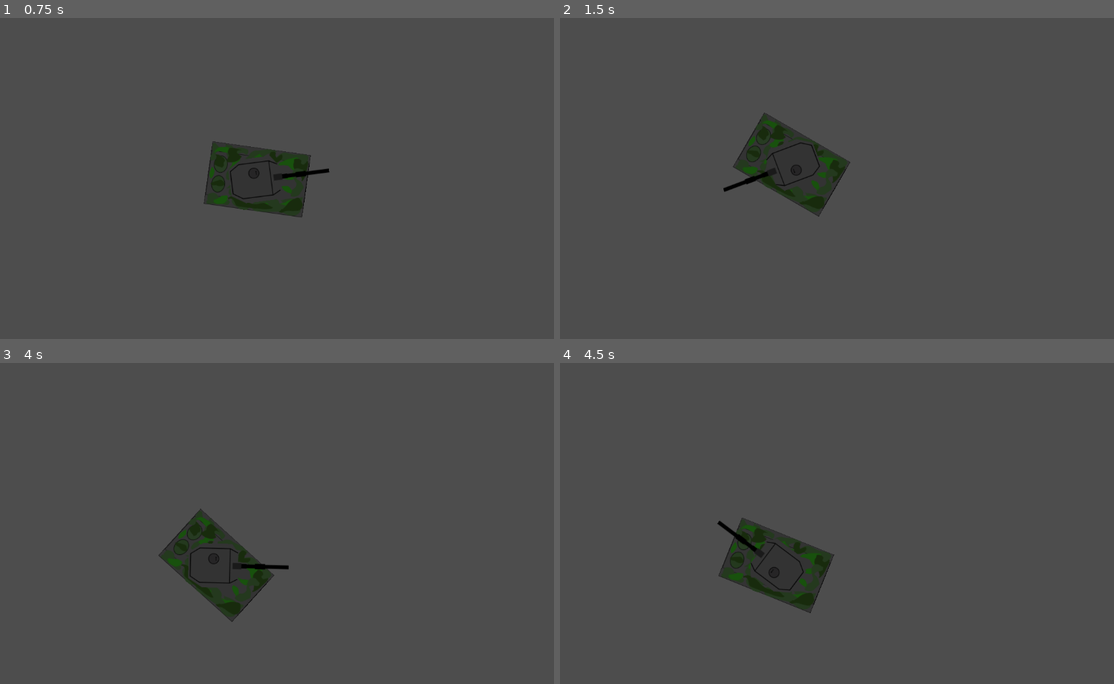
Above: before the commit, frames 1-4 (two rows, left to right).
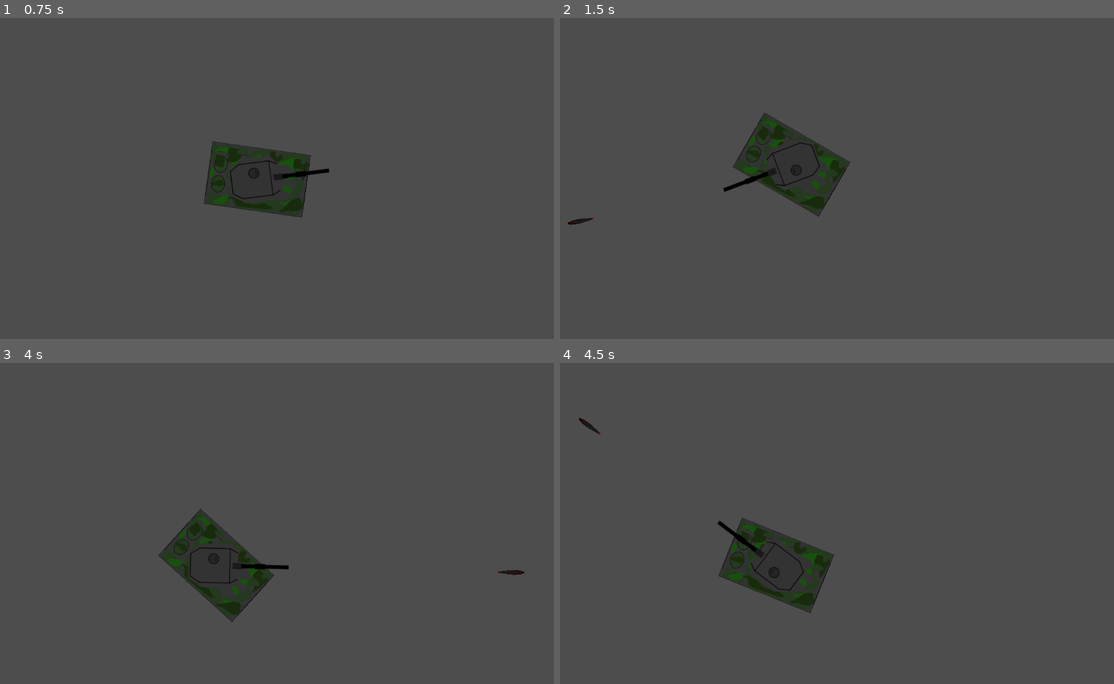
Above: after the commit, the same moments.

Repository: Dorfultariant/template_godot
Game: Godot game, scene res://scenes/levels/main.tscn
The game is run twice, just before and just after one commit, with the same random seed, the same clock (stepped at 60 frames per second) and the same inputs.
Inputs (mouse positions are in pixels of both pictures, inside the frame that each line leads up to):
- Up to frame 1 (0.75 s): tap Enter at 0.5 s; move the mouse to (393, 162) at 0.52 s; hold D (RIGHT) from 0.53 s (still down); tap 1 (PRIMARY, bound only after the commit) at 0.6 s
- Up to frame 2 (1.5 s): click (953, 162) at 0.8 s; move the mouse to (715, 194) at 1.27 s; release D (RIGHT) at 1.28 s; hold S (DOWN) from 1.28 s (still down); click (715, 194) at 1.35 s
- Up to frame 3 (4 s): right-click (155, 539) at 1.55 s; move the mouse to (326, 452) at 2.02 s; release S (DOWN) at 2.03 s; hold D (RIGHT) 2.03-2.78 s; hold Right mouse button (RMB, bound only after the commit) 2.03-2.78 s; tap 2 (SECONDARY, bound only after the commit) at 2.3, 2.85 s; move the mouse to (238, 587) at 2.77 s; hold W (UP) 2.78-3.53 s; tap 1 (PRIMARY, bound only after the commit) at 3.05, 3.6 s; move the mouse to (437, 571) at 3.52 s; hold A (LEFT) from 3.53 s (still down); click (437, 571) at 3.8 s
- Up to frame 4 (4.5 s): keep holding A (LEFT); move the mouse to (654, 475) at 4.27 s; click (654, 475) at 4.35 s

Frame 1 is identical in both runs. In frame 2, less than 0.1% of the frame differs, in the area x 1-7%, y 62-65%; in frame 3, less than 0.1%; in frame 4, less than 0.1%, in the area x 3-8%, y 17-23%.
Error before the commit: Parse Error: Preload file "res://scenes/projectiles/armor_piercing.tscn" does not exist. (res://scenes/levels/main.gd:3)

Commit message:
Github plugin commit

Diff:
--- a/project.godot
+++ b/project.godot
@@ -42,9 +42,24 @@
 "events": [Object(InputEventKey,"resource_local_to_scene":false,"resource_name":"","device":-1,"window_id":0,"alt_pressed":false,"shift_pressed":false,"ctrl_pressed":false,"meta_pressed":false,"pressed":false,"keycode":0,"physical_keycode":68,"key_label":0,"unicode":100,"echo":false,"script":null)
 ]
 }
+LMB={
+"deadzone": 0.5,
+"events": [Object(InputEventMouseButton,"resource_local_to_scene":false,"resource_name":"","device":-1,"window_id":0,"alt_pressed":false,"shift_pressed":false,"ctrl_pressed":false,"meta_pressed":false,"button_mask":1,"position":Vector2(141, 13),"global_position":Vector2(145, 54),"factor":1.0,"button_index":1,"canceled":false,"pressed":true,"double_click":false,"script":null)
+]
+}
+RMB={
+"deadzone": 0.5,
+"events": [Object(InputEventMouseButton,"resource_local_to_scene":false,"resource_name":"","device":-1,"window_id":0,"alt_pressed":false,"shift_pressed":false,"ctrl_pressed":false,"meta_pressed":false,"button_mask":2,"position":Vector2(81, 13),"global_position":Vector2(85, 54),"factor":1.0,"button_index":2,"canceled":false,"pressed":true,"double_click":false,"script":null)
+]
+}
 PRIMARY={
 "deadzone": 0.5,
-"events": [Object(InputEventMouseButton,"resource_local_to_scene":false,"resource_name":"","device":-1,"window_id":0,"alt_pressed":false,"shift_pressed":false,"ctrl_pressed":false,"meta_pressed":false,"button_mask":1,"position":Vector2(141, 13),"global_position":Vector2(145, 54),"factor":1.0,"button_index":1,"canceled":false,"pressed":true,"double_click":false,"script":null)
+"events": [Object(InputEventKey,"resource_local_to_scene":false,"resource_name":"","device":-1,"window_id":0,"alt_pressed":false,"shift_pressed":false,"ctrl_pressed":false,"meta_pressed":false,"pressed":false,"keycode":0,"physical_keycode":49,"key_label":0,"unicode":49,"echo":false,"script":null)
+]
+}
+SECONDARY={
+"deadzone": 0.5,
+"events": [Object(InputEventKey,"resource_local_to_scene":false,"resource_name":"","device":-1,"window_id":0,"alt_pressed":false,"shift_pressed":false,"ctrl_pressed":false,"meta_pressed":false,"pressed":false,"keycode":0,"physical_keycode":50,"key_label":0,"unicode":50,"echo":false,"script":null)
 ]
 }
 
--- a/scenes/characters/tank.gd
+++ b/scenes/characters/tank.gd
@@ -2,15 +2,22 @@
 
 signal ap_shot(pos, direction)
 signal he_shot(pos, direction)
+signal hmg_shot(pos, direction)
+
+var is_main_loaded: bool = true
+var is_secondary_loaded: bool = true
 
 const SPEED = 300.0
 const ROTATIONSPEED = 0.7
+
 var movement_direction = 1
+var ammoType: bool = true
+
 # Created this comment to test git push via commandline
 func _physics_process(delta):
 	# Add the gravity.
 	velocity = Vector2.ZERO
-	var turretDirection = (get_global_mouse_position() - position).normalized()
+	var turretDirection = (get_global_mouse_position() - $Turret.global_position).normalized()
 	#$Hull/Turret.look_at(get_global_mouse_position())
 	#$Hull/Turret.rotation += PI/2
 	movement_direction = 1
@@ -24,16 +31,31 @@
 		rotation = rotation - movement_direction * ROTATIONSPEED * delta
 	if Input.is_action_pressed("RIGHT"):
 		rotation = rotation + movement_direction * ROTATIONSPEED * delta
+	if Input.is_action_just_pressed("PRIMARY"):
+		ammoType = true
+	if Input.is_action_just_pressed("SECONDARY"):
+		ammoType = false
 	# Handles the main gun shooting signal and reload timer
+	if Input.is_action_just_pressed("LMB") and is_main_loaded:
+		is_main_loaded = false
+		if ammoType:
+			ap_shot.emit($Turret/MainAmmoPoint.global_position, turretDirection)
+		else:
+			he_shot.emit($Turret/MainAmmoPoint.global_position, turretDirection)
+		$MainGunReloadTimer.start()
+
+	if Input.is_action_pressed("RMB") and is_secondary_loaded:
+		is_secondary_loaded = false
+		hmg_shot.emit($Turret/SecondaryAmmoPoint.global_position, turretDirection)
+		$SecondaryGunReloadTimer.start()
+
 
 	move_and_slide()
 
 
+func _on_main_gun_reload_timer_timeout():
+	is_main_loaded = true
 
 
-func _on_turret_ap(pos, direction):
-	ap_shot.emit(pos, direction)
-
-
-func _on_turret_he(pos, direction):
-	he_shot.emit(pos, direction)
+func _on_secondary_gun_reload_timer_timeout():
+	is_secondary_loaded = true
--- a/scenes/characters/tank.tscn
+++ b/scenes/characters/tank.tscn
@@ -1,8 +1,7 @@
-[gd_scene load_steps=6 format=3 uid="uid://b14wrf4f63rga"]
+[gd_scene load_steps=5 format=3 uid="uid://b14wrf4f63rga"]
 
 [ext_resource type="Script" path="res://scenes/characters/tank.gd" id="1_0aut4"]
 [ext_resource type="Texture2D" uid="uid://462vx4bqi7x8" path="res://resources/graphics/tank/tank_hull.png" id="1_tv1di"]
-[ext_resource type="Texture2D" uid="uid://cm8jkglmahy3s" path="res://resources/graphics/tank/turret_1_piper_horizontal_2.png" id="3_lsf53"]
 [ext_resource type="PackedScene" uid="uid://jw2ytwab6t3x" path="res://scenes/characters/turret.tscn" id="4_5yvhr"]
 
 [sub_resource type="RectangleShape2D" id="RectangleShape2D_1h0xl"]
@@ -18,16 +17,22 @@
 [node name="Hull" type="Sprite2D" parent="."]
 texture = ExtResource("1_tv1di")
 
-[node name="Turret" type="Sprite2D" parent="Hull"]
-visible = false
-texture = ExtResource("3_lsf53")
-region_rect = Rect2(0, 0, 89, 283.692)
+[node name="Turret" parent="." instance=ExtResource("4_5yvhr")]
 
-[node name="ProjectilePoint" type="Marker2D" parent="Hull/Turret"]
-visible = false
-position = Vector2(147, 0)
+[node name="SelfDestructTimer" type="Timer" parent="."]
+wait_time = 4.0
+one_shot = true
 
-[node name="Turret" parent="." instance=ExtResource("4_5yvhr")]
+[node name="MainGunReloadTimer" type="Timer" parent="."]
+wait_time = 0.2
+one_shot = true
+
+[node name="SecondaryGunReloadTimer" type="Timer" parent="."]
+wait_time = 0.01
+one_shot = true
 
 [connection signal="ap" from="Turret" to="." method="_on_turret_ap"]
 [connection signal="he" from="Turret" to="." method="_on_turret_he"]
+[connection signal="timeout" from="MainGunReloadTimer" to="." method="_on_main_gun_reload_timer_timeout"]
+[connection signal="timeout" from="SecondaryGunReloadTimer" to="." method="_on_main_gun_reload_timer_timeout"]
+[connection signal="timeout" from="SecondaryGunReloadTimer" to="." method="_on_secondary_gun_reload_timer_timeout"]
--- a/scenes/characters/turret.gd
+++ b/scenes/characters/turret.gd
@@ -3,7 +3,7 @@
 signal ap(pos, direction)
 signal he(pos, direction)
 
-var is_loaded: bool = true
+#const ap_scene: PackedScene = preload("res://scenes/projectiles/ap.tscn")
 
 const SPEED = 300.0
 var direction
@@ -11,13 +11,4 @@
 func _physics_process(delta):
 	#direction = (get_global_mouse_position() - position).normalized()
 	look_at(get_global_mouse_position())
-	direction = (get_global_mouse_position() + position).normalized()
-
-	if Input.is_action_just_pressed("PRIMARY") and is_loaded:
-		is_loaded = false
-		ap.emit($MainAmmoPoint.global_position, direction)
-		$MainGunReloadTimer.start()
-
-
-func _on_main_gun_reload_timer_timeout():
-	is_loaded = true
+	direction = (get_global_mouse_position() - position).normalized()
--- a/scenes/characters/turret.tscn
+++ b/scenes/characters/turret.tscn
@@ -27,7 +27,7 @@
 position = Vector2(34, -13)
 
 [node name="MainGunReloadTimer" type="Timer" parent="."]
-wait_time = 0.8
+wait_time = 0.2
 one_shot = true
 
 [connection signal="timeout" from="MainGunReloadTimer" to="." method="_on_main_gun_reload_timer_timeout"]
--- a/scenes/levels/main.gd
+++ b/scenes/levels/main.gd
@@ -1,7 +1,10 @@
 extends Node2D
 
-var armor_piercing_scene: PackedScene = preload("res://scenes/projectiles/armor_piercing.tscn")
-var heavy_explosive_scene: PackedScene = preload("res://scenes/projectiles/heavy_explosive.tscn")
+var armor_piercing_scene: PackedScene = preload("res://scenes/projectiles/ap.tscn")
+var heavy_explosive_scene: PackedScene = preload("res://scenes/projectiles/he.tscn")
+var hmg_scene: PackedScene = preload("res://scenes/projectiles/hmg.tscn")
+
+
 # Called when the node enters the scene
 func _ready():
 	pass # Replace with function body.
@@ -17,15 +20,24 @@
 	var ap = armor_piercing_scene.instantiate()
 
 	ap.position = pos
-	ap.rotation = $Tank/Turret.rotation
+	ap.rotation = $Tank/Turret.global_rotation
 	ap.direction = direction
 	$Projectiles.add_child(ap)
 
 
 func _on_tank_he_shot(pos, direction):
-	var he = heavy_explosive_scene.instantiate()
+	var he = armor_piercing_scene.instantiate()
 
 	he.position = pos
-	he.rotation = $Tank/Hull/Turret.rotation
+	he.rotation = $Tank/Turret.global_rotation
 	he.direction = direction
 	$Projectiles.add_child(he)
+
+
+func _on_tank_hmg_shot(pos, direction):
+	var hmg = hmg_scene.instantiate()
+
+	hmg.position = pos
+	hmg.rotation = $Tank/Turret.global_rotation
+	hmg.direction = direction
+	$Projectiles.add_child(hmg)
--- a/scenes/levels/main.tscn
+++ b/scenes/levels/main.tscn
@@ -19,3 +19,4 @@
 
 [connection signal="ap_shot" from="Tank" to="." method="_on_tank_ap_shot"]
 [connection signal="he_shot" from="Tank" to="." method="_on_tank_he_shot"]
+[connection signal="hmg_shot" from="Tank" to="." method="_on_tank_hmg_shot"]
--- /dev/null
+++ b/scenes/projectiles/ap.gd
@@ -0,0 +1 @@
+extends Projectile
--- a/scenes/projectiles/ap.tscn
+++ b/scenes/projectiles/ap.tscn
@@ -1,6 +1,22 @@
-[gd_scene load_steps=2 format=3 uid="uid://ctbmk6tjksbxj"]
+[gd_scene load_steps=4 format=3 uid="uid://c16k8p6jfx25s"]
 
-[ext_resource type="PackedScene" uid="uid://olfwi1kjxcox" path="res://scenes/projectiles/projectile.tscn" id="1_47naa"]
+[ext_resource type="Script" path="res://scenes/projectiles/ap.gd" id="1_0q1hs"]
+[ext_resource type="Texture2D" uid="uid://gplh0caxk0p6" path="res://resources/graphics/projectiles/ap_round.png" id="1_jtigh"]
 
-[node name="Projectile" instance=ExtResource("1_47naa")]
-speed = null
+[sub_resource type="CapsuleShape2D" id="CapsuleShape2D_nkbxw"]
+
+[node name="AP" type="Area2D"]
+script = ExtResource("1_0q1hs")
+
+[node name="Sprite2D" type="Sprite2D" parent="."]
+scale = Vector2(0.08, 0.08)
+texture = ExtResource("1_jtigh")
+
+[node name="CollisionShape2D" type="CollisionShape2D" parent="."]
+rotation = 1.5708
+scale = Vector2(5.39687, 22.2809)
+shape = SubResource("CapsuleShape2D_nkbxw")
+
+[node name="SelfDestructTimer" type="Timer" parent="."]
+wait_time = 4.0
+one_shot = true
--- /dev/null
+++ b/scenes/projectiles/he.tscn
@@ -0,0 +1,19 @@
+[gd_scene load_steps=3 format=3 uid="uid://b6638c46amutn"]
+
+[ext_resource type="Texture2D" uid="uid://bq6dio54vlswq" path="res://resources/graphics/projectiles/he_round.png" id="1_8ohsa"]
+
+[sub_resource type="CapsuleShape2D" id="CapsuleShape2D_rorsj"]
+
+[node name="HE" type="Area2D"]
+
+[node name="Sprite2D" type="Sprite2D" parent="."]
+texture = ExtResource("1_8ohsa")
+
+[node name="CollisionShape2D" type="CollisionShape2D" parent="."]
+rotation = 1.5708
+scale = Vector2(6.23753, 21.52)
+shape = SubResource("CapsuleShape2D_rorsj")
+
+[node name="SelfDestructTimer" type="Timer" parent="."]
+wait_time = 4.0
+one_shot = true
--- /dev/null
+++ b/scenes/projectiles/hmg.gd
@@ -0,0 +1 @@
+extends Projectile
--- /dev/null
+++ b/scenes/projectiles/hmg.tscn
@@ -0,0 +1,22 @@
+[gd_scene load_steps=4 format=3 uid="uid://c3yyhvx6mpcl1"]
+
+[ext_resource type="Script" path="res://scenes/projectiles/hmg.gd" id="1_kg7f3"]
+[ext_resource type="Texture2D" uid="uid://bok0es6532etj" path="res://resources/graphics/projectiles/hmg_round.png" id="1_sf1nc"]
+
+[sub_resource type="CapsuleShape2D" id="CapsuleShape2D_l3f0q"]
+
+[node name="HMG" type="Area2D"]
+scale = Vector2(0.03, 0.030261)
+script = ExtResource("1_kg7f3")
+
+[node name="Sprite2D" type="Sprite2D" parent="."]
+texture = ExtResource("1_sf1nc")
+
+[node name="CollisionShape2D" type="CollisionShape2D" parent="."]
+rotation = 1.5708
+scale = Vector2(2.36, 13.04)
+shape = SubResource("CapsuleShape2D_l3f0q")
+
+[node name="SelfDestructTimer" type="Timer" parent="."]
+wait_time = 4.0
+one_shot = true
--- a/scenes/projectiles/projectile.gd
+++ b/scenes/projectiles/projectile.gd
@@ -2,18 +2,16 @@
 class_name Projectile
 
 @export var speed: int = 2500
-var direction: Vector2 = Vector2()
+var direction: Vector2
+
 # Called when the node enters the scene tree for the first time.
 func _ready():
 	$SelfDestructTimer.start()
-
 
 # Called every frame. 'delta' is the elapsed time since the previous frame.
 func _process(delta):
 	position += direction * speed * delta
 
-
-
 # Handles the destruction of projectile after certain time
 func _on_self_destruct_timer_timeout():
 	queue_free()
Not shown, added: addons/godot-git-plugin/plugin.cfg
Binary file added: resources/graphics/projectiles/hmg_round.png
Not shown, added: resources/graphics/projectiles/hmg_round.png.import
Not shown, added: addons/godot-git-plugin/THIRDPARTY.md
Not shown, added: addons/godot-git-plugin/git_plugin.gdextension
Not shown, added: addons/godot-git-plugin/linux/libgit_plugin.linux.editor.x86_64.so
Not shown, added: addons/godot-git-plugin/macos/libgit_plugin.macos.editor.universal.dylib
Not shown, added: addons/godot-git-plugin/win64/libgit_plugin.windows.editor.x86_64.dll
Not shown, added: addons/godot-git-plugin/win64/libgit_plugin.windows.editor.x86_64.exp
Not shown, added: addons/godot-git-plugin/win64/libgit_plugin.windows.editor.x86_64.lib
